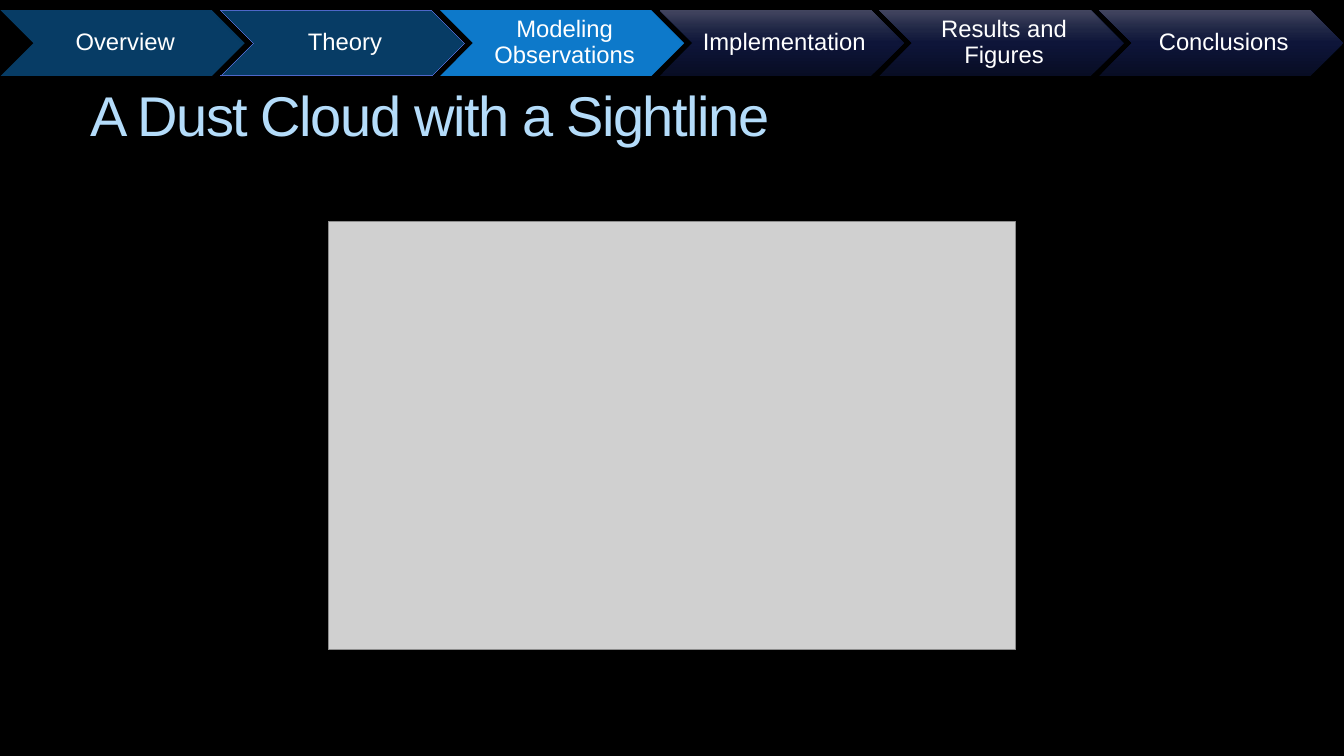
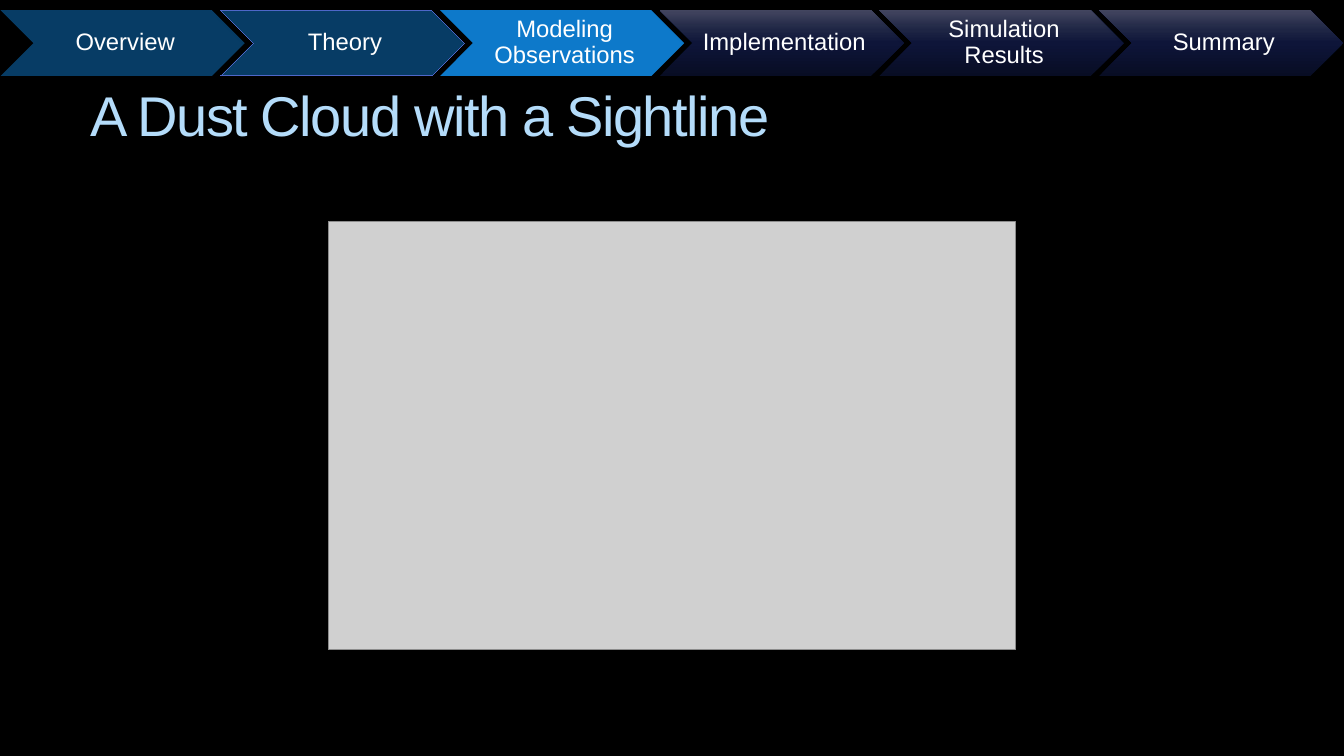
Before and after one commit to psmd-iberutaru/Akamai-Internship, a slide deck: slide 8 of Akamai/Final_Presentation/Akamai_Final_Presentation.pptx. Drawn at 1344x756 pixels with LibreOffice and Linux fonts; fonts in the diff are those of the drawing; grey boxes stand for pictures; background and template pictures are left out. Boxes give left, top, right and bottom in pixels: in the first picture for what was removed or moved away, otherwise in the second. Text is boxed around its words. In the diff, an @@ line names an element or a change of style, - is before the commit and + after.

```diff
--- a/Akamai/Final_Presentation/Akamai_Final_Presentation.pptx
+++ b/Akamai/Final_Presentation/Akamai_Final_Presentation.pptx
@@ text at (948, 19, 1059, 64): text changed @@
-Results and Figures
+Simulation Results
@@ text at (1173, 33, 1275, 55): text changed @@
-Conclusions
+Summary
```
Also in this commit, not shown: 16 other slides changed, 3 slides added, 22 other files.
